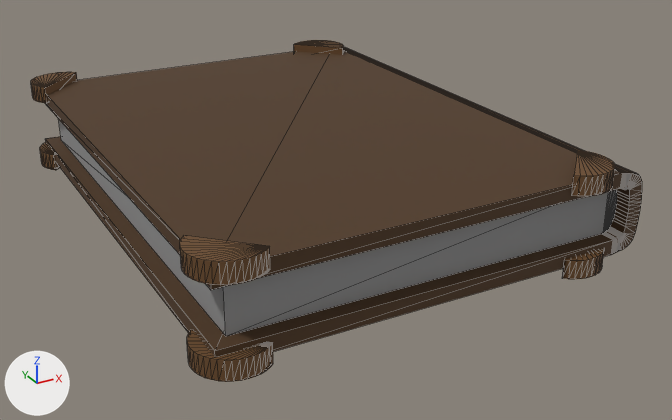
Renders of the glTF model Assets/3D_Models/Books.glb from each side of a commit.
Camera for both pictures: a 50 mm lens placed at (-0.13, -0.489, 0.219), pointed at (0.14, 0.003, -0.027). Arrows for +X, +Y and +Z are at lower left; the lights stay in place. Mesh edges are drawn as thin lines on the coarser meshes. Where no turn or scale is listed for an object, it has been applied to the vertices. Vertices at the same position are counted once.

Objects in the first picture: 'Cover', 'Paper', 'Paper.001', 'RoundCornerDetail', 'RoundCornerDetail.001', 'RoundCornerDetail.002', 'RoundCornerDetail.003', 'RoundCornerDetail.004', 'RoundCornerDetail.005', 'RoundCornerDetail.006'.
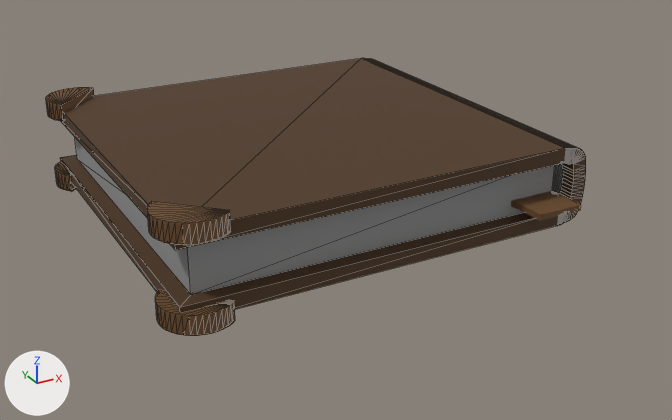
Location of each change, [x1, y1, x2, y2] in pixels of the pictures (672 x 420 px):
'Cover', mesh rescaled, moved (12% narrower, 18% shorter)
    before: [45, 47, 642, 358]
    after: [60, 58, 586, 313]
'Paper', mesh rescaled
    before: [59, 120, 608, 336]
    after: [75, 138, 554, 294]
'RoundCornerDetail.001', moved
    before: [180, 235, 270, 285]
    after: [147, 201, 231, 245]
'RoundCornerDetail.003', moved
    before: [187, 330, 273, 382]
    after: [155, 290, 235, 336]
'RoundCornerDetail', moved
    before: [31, 72, 77, 103]
    after: [46, 87, 94, 121]
'RoundCornerDetail.004', deleted (brown)
    before: [572, 150, 615, 196]
'RoundCornerDetail.006', deleted (brown)
    before: [562, 248, 604, 279]
'RoundCornerDetail.002', moved
    before: [40, 142, 60, 170]
    after: [55, 162, 76, 191]
'RoundCornerDetail.005', deleted (brown)
    before: [294, 40, 344, 55]
'Paper.001', mesh rescaled
    before: [603, 190, 617, 233]
    after: [552, 164, 563, 193]
'BookMarkTwo', unchanged, uncovered by the edit
    after: [511, 191, 582, 221]

Edits to the bpy script that builds the scene:
```text
Change me_paper:
    where me_paper.from_pydata(...)  # 8 vertices, 12 faces; spans x 0.0..0.225, y -0.15..0.15, z 0.0..0.03
    used by ob_paper; location = (0.0, 0.0, 0.0)
    me_paper part 1: the whole mesh is scaled about its middle by (1, 0.708, 1)
Change me_paper_001:
    where me_paper_001.from_pydata(...)  # 40 vertices, 76 faces; spans x 0.0..0.007, y -0.15..0.15, z -0.015..0.015
    used by ob_paper_001; location = (0.225, 0.0, 0.015)
    me_paper_001 part 2: the whole mesh is scaled about its middle by (1, 0.708, 1)
Change me_cover:
    where me_cover.from_pydata(...)  # 288 vertices, 572 faces; spans x -0.009..0.241, y -0.318..0.0, z -0.009..0.039
    used by ob_cover; location = (0.0, 0.159, 0.0)
    me_cover part 3: the whole mesh is scaled about the mesh origin by (1, 0.725, 1)
Change ob_cover:
    ob_cover.location: (0.0, 0.159, 0.0) -> (0.0, 0.1153, 0.0)
Change ob_roundcornerdetail:
    ob_roundcornerdetail.location: (-0.01, 0.16, 0.039) -> (-0.01, 0.1163, 0.039)
Change ob_roundcornerdetail_001:
    ob_roundcornerdetail_001.location: (-0.01, -0.16, 0.039) -> (-0.01, -0.1163, 0.039)
Change ob_roundcornerdetail_002:
    ob_roundcornerdetail_002.location: (-0.01, 0.16, -0.009) -> (-0.01, 0.1163, -0.009)
Change ob_roundcornerdetail_003:
    ob_roundcornerdetail_003.location: (-0.01, -0.16, -0.009) -> (-0.01, -0.1163, -0.009)
Remove ob_roundcornerdetail_004:
    ob_roundcornerdetail_004 = bpy.data.objects.new('RoundCornerDetail.004', me_roundcornerdetail_004)
    ob_roundcornerdetail_004.location = (0.217, -0.16, 0.039)
Remove ob_roundcornerdetail_005:
    ob_roundcornerdetail_005 = bpy.data.objects.new('RoundCornerDetail.005', me_roundcornerdetail_005)
    ob_roundcornerdetail_005.location = (0.217, 0.16, 0.039)
Remove ob_roundcornerdetail_006:
    ob_roundcornerdetail_006 = bpy.data.objects.new('RoundCornerDetail.006', me_roundcornerdetail_006)
    ob_roundcornerdetail_006.location = (0.217, -0.16, -0.009)
```
